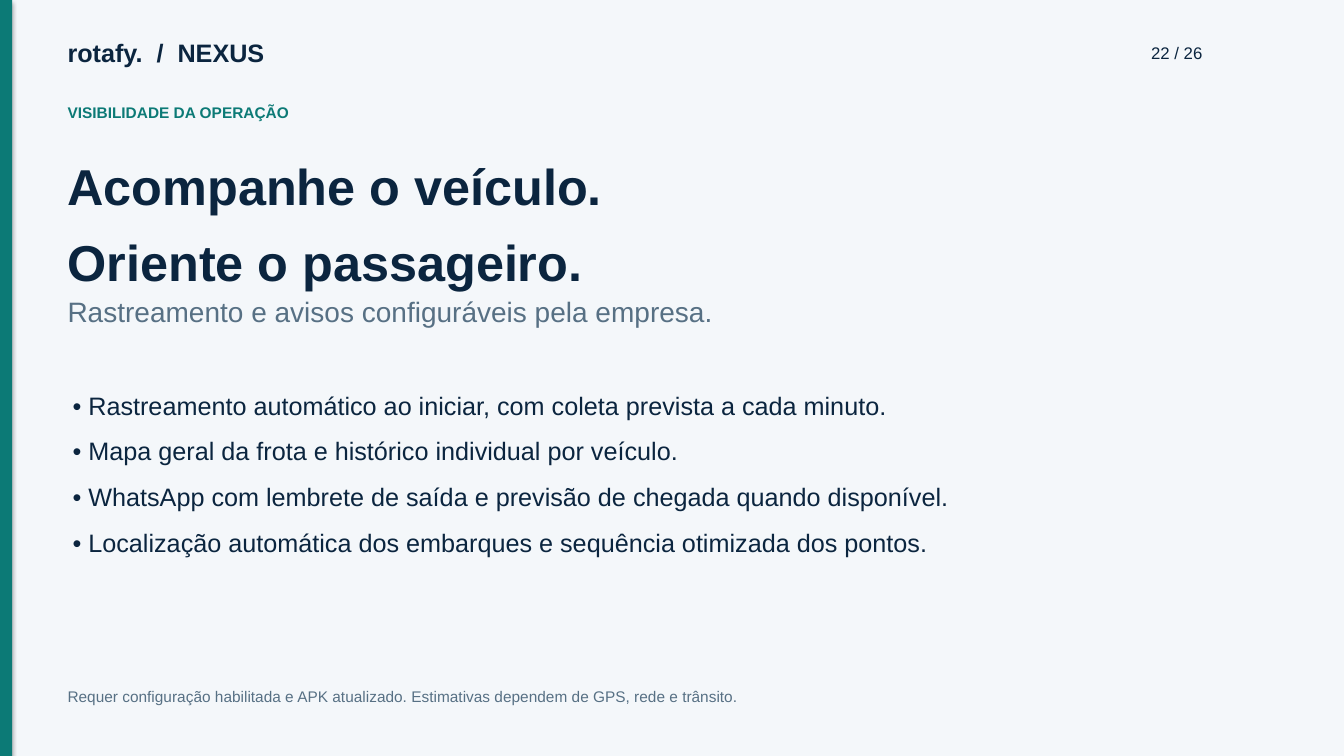
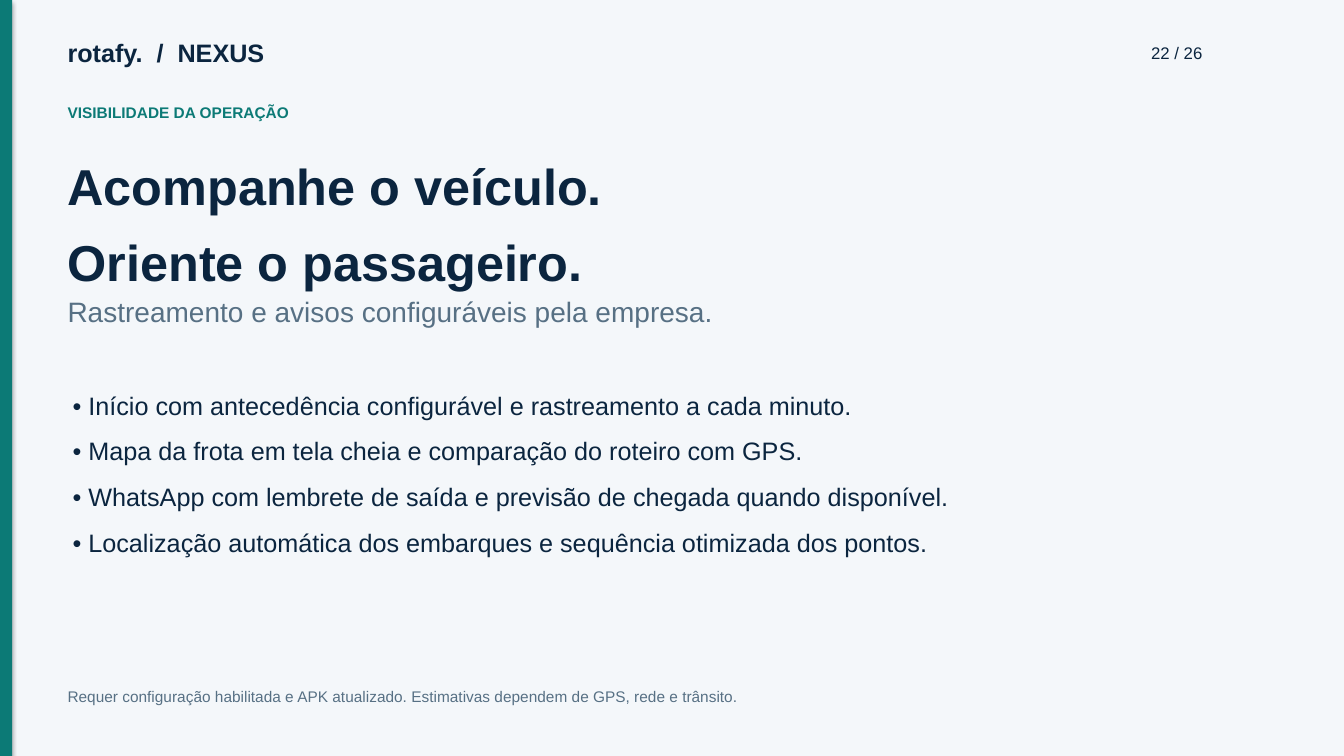
Before and after one commit to cfartes/rotafy, a slide deck: slide 22 of backend/private/documentacao/apresentacao.pptx. Drawn at 1344x756 pixels with LibreOffice and Linux fonts; fonts in the diff are those of the drawing. Boxes give left, top, right and bottom in pixels: in the first picture for what was removed or moved away, otherwise in the second. Text is boxed around its words. In the diff, an @@ line names an element or a change of style, - is before the commit and + after.

Commit message:
Equipe, antecedência e acompanhamento da frota (#50)
* feat: improve crew onboarding, departure rules and fleet maps

* fix(maps): skip imprecise planned locations

---------

```diff
--- a/backend/private/documentacao/apresentacao.pptx
+++ b/backend/private/documentacao/apresentacao.pptx
@@ text at [88, 396, 852, 466]: text changed @@
-• Rastreamento automático ao iniciar, com coleta prevista a cada minuto.
-• Mapa geral da frota e histórico individual por veículo.
+• Início com antecedência configurável e rastreamento a cada minuto.
+• Mapa da frota em tela cheia e comparação do roteiro com GPS.
```
Also in this commit, not shown: 3 other slides changed, 59 other files.
